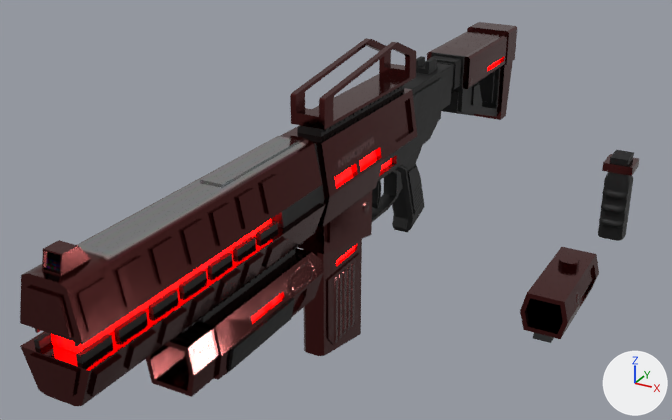
An edit to the glTF model weapons/interceptor-rifle/scene.gltf, drawn before and after from the same camera.
One viewpoint serves both versions: a 50 mm camera at (0.409, -1.107, 0.534) aimed at (0.006, -0.374, 0.167). Every picture has the same lights, and +X, +Y and +Z are marked at lower right. The older version comes first. Where no turn or scale is listed for an object, it has been applied to the vertices. Vertices at exactly the same position are counted once.

The first picture shows 'Body2_BlackCoat_0', 'Body2_BlackShadow_0', 'Body2_WhiteCoat_0'.
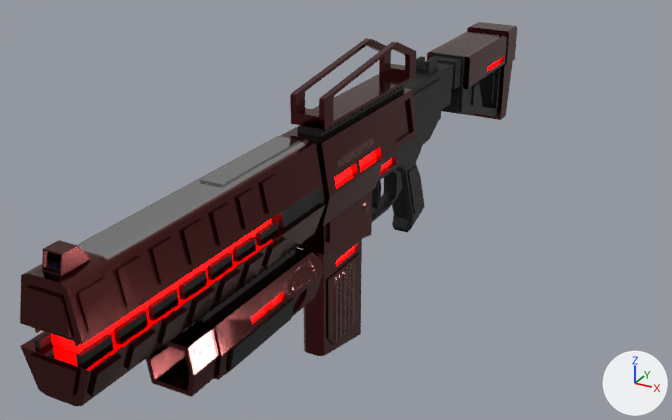
Patch to the scene script:
```diff
--- a/weapons/interceptor-rifle/scene.gltf.py
+++ b/weapons/interceptor-rifle/scene.gltf.py
@@ me_body2_blackcoat_0 @@
 # used by ob_body2_blackcoat_0; location = (0.0, 0.0, 0.0)
-me_body2_blackcoat_0.from_pydata(...)  # 1983 vertices, 3650 faces; spans x -0.029..0.205, y -0.74..0.069, z 0.007..0.268
+me_body2_blackcoat_0.from_pydata(...)  # 1663 vertices, 3040 faces; spans x -0.029..0.029, y -0.74..0.059, z 0.076..0.268
+# me_body2_blackcoat_0 part 1: the loose piece of 304 vertices spanning x 0.172..0.205, y 0.029..0.069, z 0.007..0.1 is deleted
+# me_body2_blackcoat_0 part 2: the loose piece of 8 vertices spanning x 0.178..0.2, y 0.035..0.069, z 0.112..0.119 is deleted
+# me_body2_blackcoat_0 part 3: the loose piece of 8 vertices spanning x 0.179..0.199, y -0.253..-0.134, z 0.007..0.016 is deleted
 me_body2_blackcoat_0.materials.append(mat_blackcoat)
@@ me_body2_whitecoat_0 @@
 # used by ob_body2_whitecoat_0; location = (0.0, 0.0, 0.0)
-me_body2_whitecoat_0.from_pydata(...)  # 1415 vertices, 2586 faces; spans x -0.032..0.214, y -0.745..0.082, z 0.004..0.313
+me_body2_whitecoat_0.from_pydata(...)  # 1297 vertices, 2384 faces; spans x -0.032..0.03, y -0.745..0.082, z 0.004..0.313
+# me_body2_whitecoat_0 part 4: the loose piece of 90 vertices spanning x 0.163..0.214, y -0.255..-0.127, z 0.016..0.067 is deleted
+# me_body2_whitecoat_0 part 5: the loose piece of 28 vertices spanning x 0.17..0.207, y 0.033..0.071, z 0.1..0.112 is deleted
 me_body2_whitecoat_0.materials.append(mat_whitecoat)
@@ me_body2_blackshadow_0 @@
 # used by ob_body2_blackshadow_0; location = (0.0, 0.0, 0.0)
-me_body2_blackshadow_0.from_pydata(...)  # 120 vertices, 92 faces; spans x -0.023..0.209, y -0.733..0.039, z 0.021..0.275
+me_body2_blackshadow_0.from_pydata(...)  # 108 vertices, 84 faces; spans x -0.023..0.023, y -0.733..0.039, z 0.111..0.275
+# me_body2_blackshadow_0 part 6: the loose piece of 6 vertices spanning x 0.168..0.209, y -0.249, z 0.021..0.055 is deleted
+# other edits to the shape of me_body2_blackshadow_0 do not show in these pictures
 me_body2_blackshadow_0.materials.append(mat_blackshadow)
```

Pixel boxes [x1, y1, x2, y2] of what changed, in the pictures (672 x 420 px):
'Body2_WhiteCoat_0', reshaped (20% narrower)
    before: [20, 22, 639, 406]
    after: [20, 22, 517, 406]
'Body2_BlackCoat_0', reshaped (22% narrower)
    before: [34, 52, 634, 374]
    after: [34, 52, 500, 374]
'Body2_BlackShadow_0', reshaped (mostly hidden)
    before: [46, 59, 563, 353]
    after: [46, 59, 500, 353]
part 1 of me_body2_blackcoat_0, deleted
    before: [598, 172, 633, 241]
part 2 of me_body2_blackcoat_0, deleted
    before: [610, 150, 634, 166]
part 3 of me_body2_blackcoat_0, deleted (mostly hidden)
    before: [533, 333, 554, 343]
part 4 of me_body2_whitecoat_0, deleted (brown)
    before: [520, 247, 599, 339]
part 5 of me_body2_whitecoat_0, deleted (red)
    before: [602, 154, 639, 176]
part 6 of me_body2_blackshadow_0, deleted
    before: [527, 298, 563, 331]
